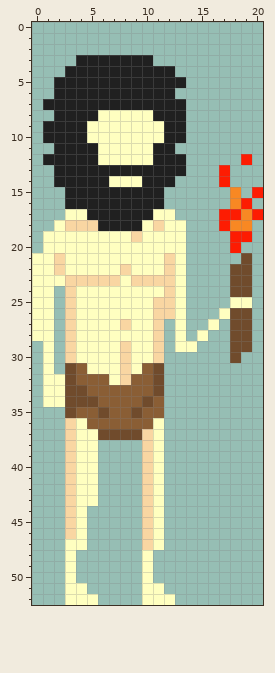
Pixel-art sprite: sprites/images/spr_player_idle_2_1.png. That is the earlier state.
The file is 21x53 pixels.
New version:
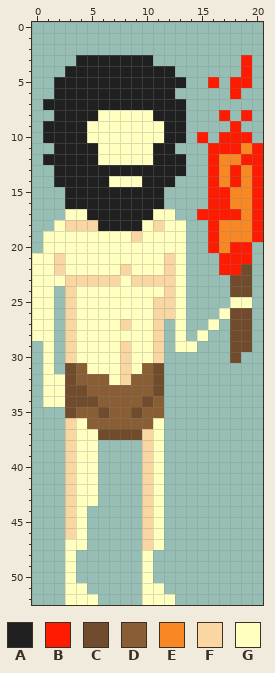
Palette (. is transparent): A #202020  B #fd1c02  C #704b2c  D #8a5e35  E #f88823  F #f9d6a2  G #ffffc0
Changes in this commit:
There is now colour B in rows 3 to 4 at x 19; in row 5 at x 16 and 18 to 19; in row 6 at x 18; in row 8 at x 17 and 19; in row 9 at x 18; in row 10 at x 15 and 17 to 19.
There is now colour B in row 11 at x 16 to 18 and 20; in row 12 at x 16 and 20; in rows 13 to 14 at x 16, 18 and 20; in row 15 at x 16 to 17; in row 16 at x 16 to 17 and 20; in row 17 at x 15 to 16.
There is now colour B in rows 18 to 19 at x 16 and 20; in row 20 at x 16 and 19; in row 21 at x 17 to 18; in row 22 at x 17.
The edit turns colour C into colour B in row 21 at x 19; in row 22 at x 18.
There is now colour E in row 11 at x 19; in row 12 at x 17 to 18; in rows 13 to 15 at x 19; in rows 19 to 20 at x 17.
The edit turns colour B into colour E in rows 13 to 14 at x 17; in row 16 at x 19; in row 18 at x 17; in row 19 at x 18 to 19.
Boxes around the changes in both pictures, in picture pixels (x1, y1, x2, y2):
changed: (197, 55, 263, 275)
